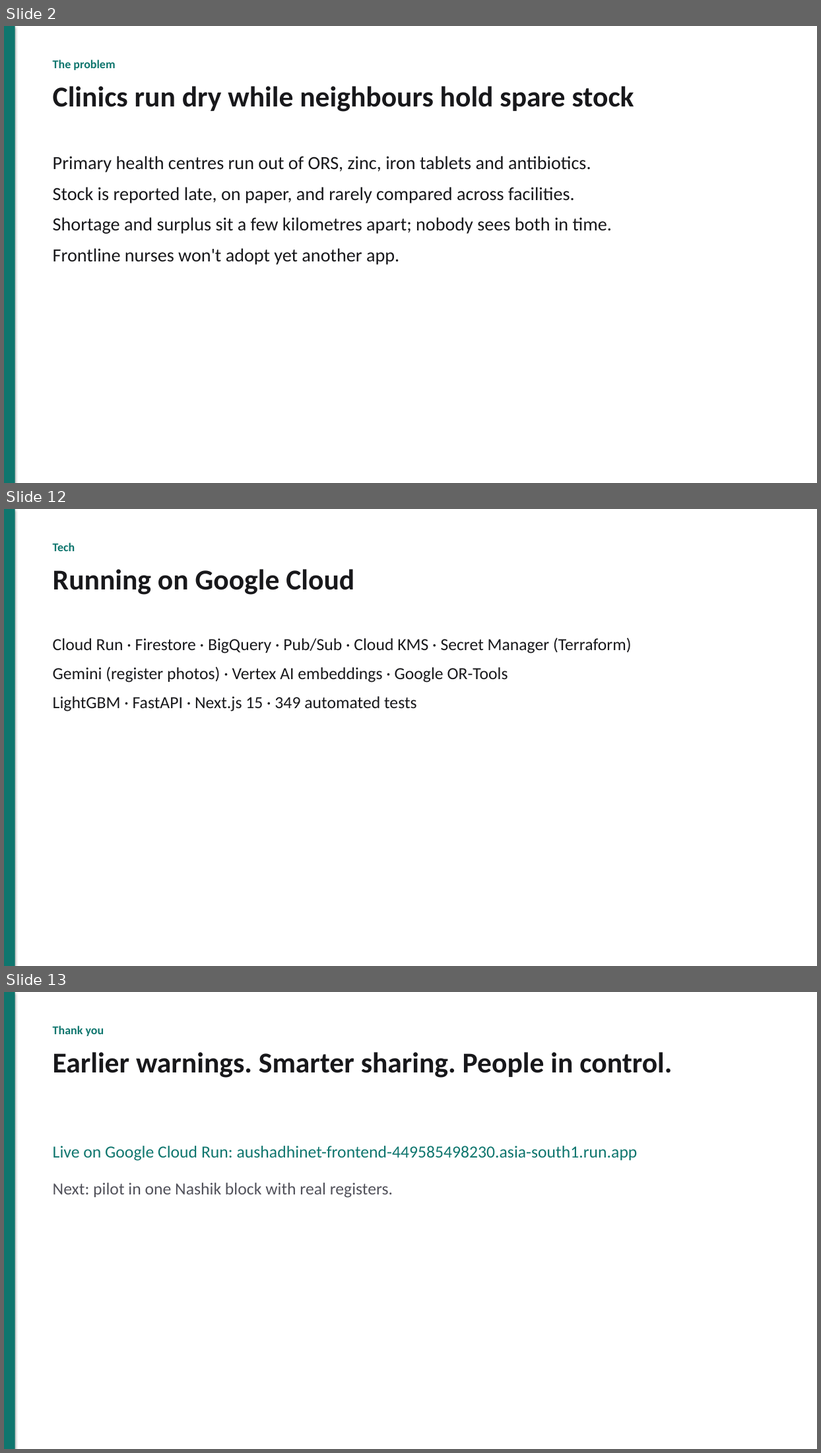
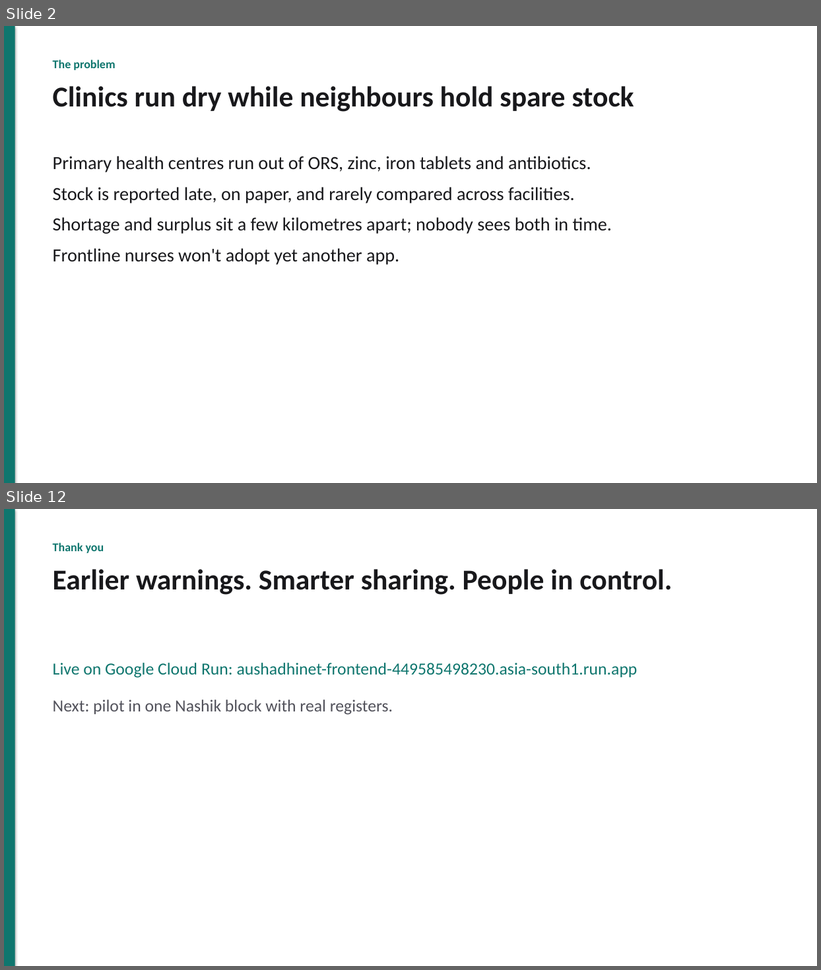
Before and after one commit to akshat333-debug/AushadhiNet, a slide deck: docs/pitch/AushadhiNet-pitch.pptx. Shown one above the other, each under a label of ours: slides 2, 12 and 13 before the commit, slides 2 and 12 after it; the slides between them are not shown. The pictures are 821x1453 and 821x970 pixels, drawn with LibreOffice and Linux fonts; fonts in the diff are those of the drawing. Boxes give left, top, right and bottom in pixels: in the first picture for what was removed or moved away, otherwise in the second. Text is boxed around its words. In the diff, an @@ line names an element or a change of style, - is before the commit and + after.

```diff
--- a/docs/pitch/AushadhiNet-pitch.pptx
+++ b/docs/pitch/AushadhiNet-pitch.pptx
@@ slide 12 removed at box(4, 509, 817, 966), background #FFFFFF @@
@@ rectangle removed at box(4, 509, 15, 966) @@
@@ text removed at box(53, 543, 75, 551) @@
-Tech
@@ text removed at box(53, 569, 354, 595) @@
-Running on Google Cloud
@@ text removed at box(53, 638, 632, 712) @@
-Cloud Run · Firestore · BigQuery · Pub/Sub · Cloud KMS · Secret Manager (Terraform)
-Gemini (register photos) · Vertex AI embeddings · Google OR-Tools
-LightGBM · FastAPI · Next.js 15 · 349 automated tests
@@ what was slide 13 is now slide 12 @@
```
Also in this commit, not shown: 7 slides changed, 2 slides added, 2 other slides removed, 13 other files.
